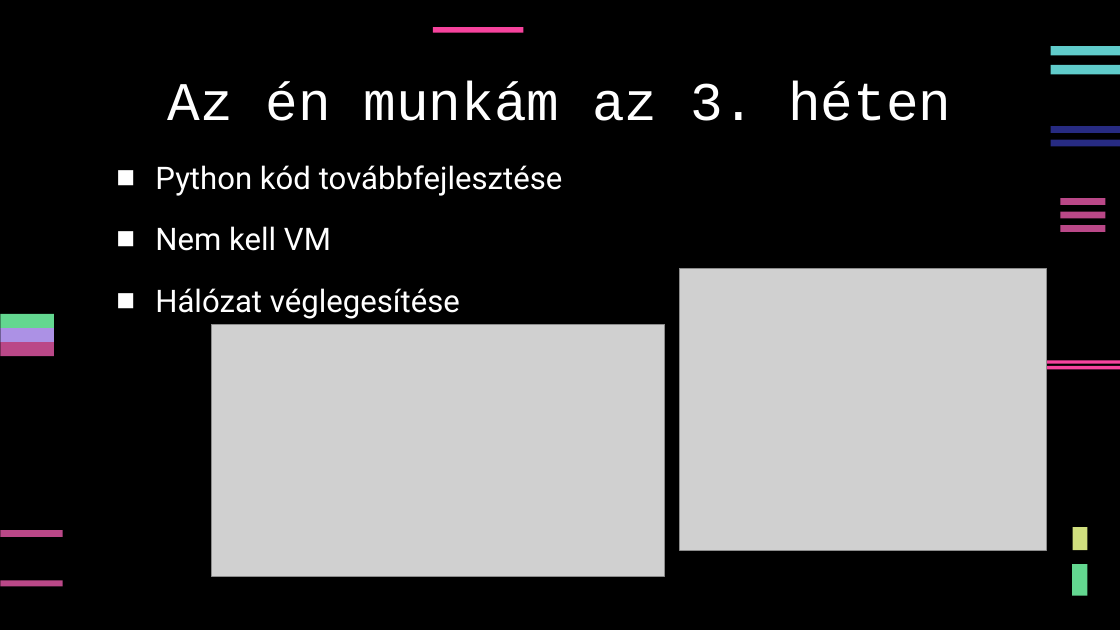
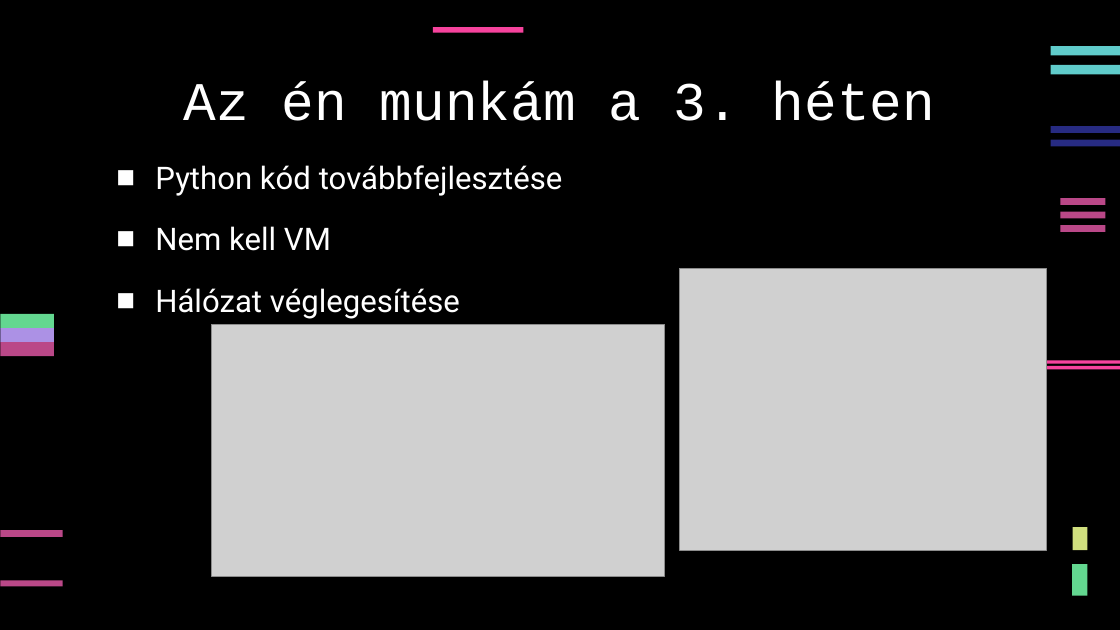
Before and after one commit to Cziperlan/Hyperion, a slide deck: slide 10 of Projekt_Hyperion-Laczkó_Dávid.pptx. Drawn at 1120x630 pixels with LibreOffice and Linux fonts; fonts in the diff are those of the drawing; grey boxes stand for pictures; background and template pictures are left out. Boxes give left, top, right and bottom in pixels: in the first picture for what was removed or moved away, otherwise in the second. Text is boxed around its words. In the diff, an @@ line names an element or a change of style, - is before the commit and + after.

```diff
--- a/Projekt_Hyperion-Laczkó_Dávid.pptx
+++ b/Projekt_Hyperion-Laczkó_Dávid.pptx
@@ title at (x1=184, y1=81, x2=935, y2=121): text changed @@
-Az én munkám az 3. héten
+Az én munkám a 3. héten
```
Also in this commit, not shown: 5 other slides changed.
